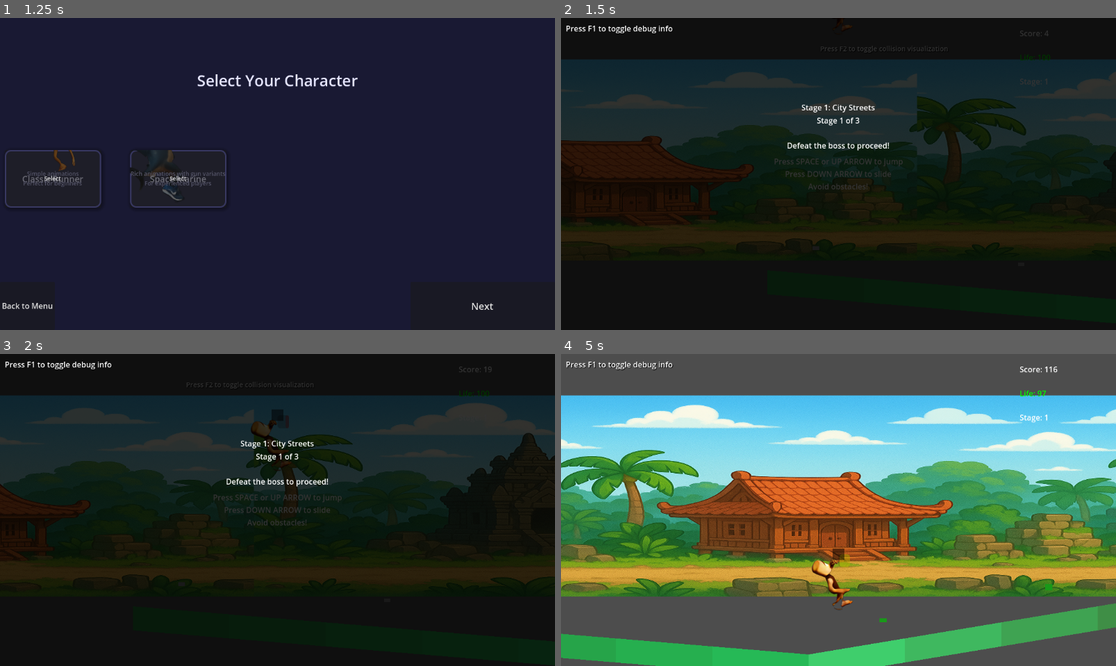
Above: before the commit, frames 1-4 (two rows, left to right).
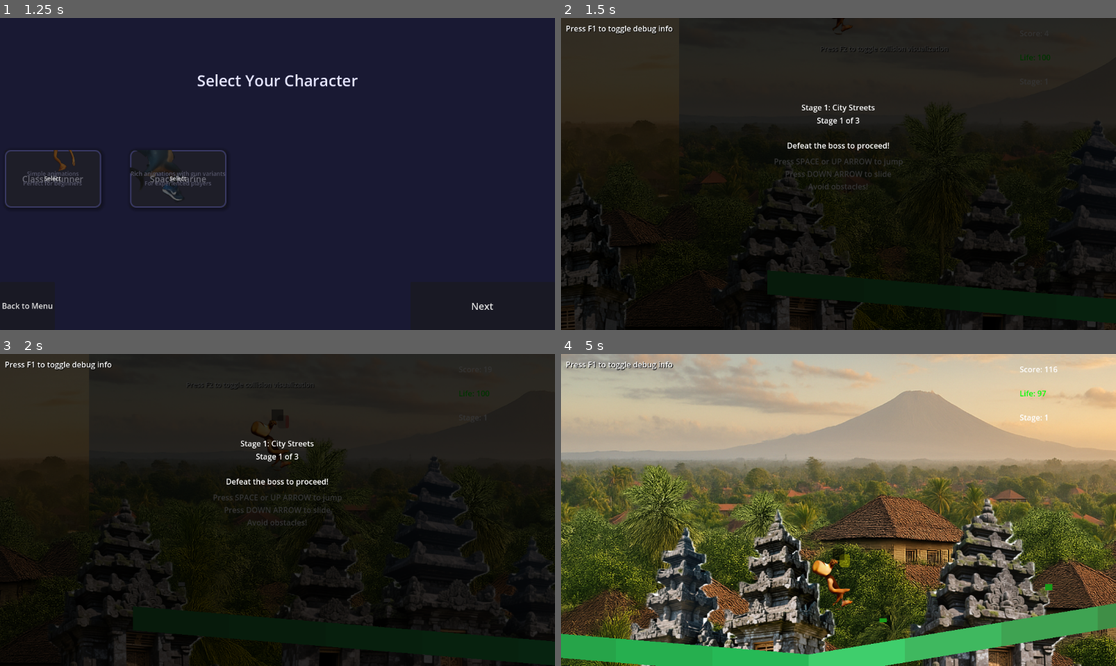
Above: after the commit, the same moments.

Repository: DeweyHur/meme_runner
Game: Godot game, scene res://scenes/MainMenu.tscn
Same seed, same stepped clock (60 frames per second), same inputs: the game is played once before the commit and once after it. Video files are missing from this copy of the repository; at most half a second of black plays in their place.
Inputs (mouse positions are in pixels of both pictures, inside the frame that each line leads up to):
- Up to frame 1 (1.25 s): click "Start Game" at 0.5 s
- Up to frame 2 (1.5 s): click "Next" at 1.25 s
- Up to frame 3 (2 s): no input
- Up to frame 4 (5 s): tap Space (jump) at 2, 2.27, 2.75, 3.02, 3.5, 4.25, 4.52 s; move the mouse to (960, 494) at 2.02 s; move the mouse to (727, 525) at 2.77 s; move the mouse to (894, 441) at 3.52 s; hold Left (ui_left) 3.53-4.28 s; move the mouse to (810, 572) at 4.27 s

Frame 1 is identical in both runs. In frame 2, 21% of the frame differs, in the area x 0-100%, y 0-100%; in frame 3, 18%; in frame 4, 90%.

Commit message:
'background'

Diff:
--- a/World/parallax_background.tscn
+++ b/World/parallax_background.tscn
@@ -1,9 +1,8 @@
-[gd_scene load_steps=5 format=3 uid="uid://3sksd0fw621u"]
+[gd_scene load_steps=4 format=3 uid="uid://3sksd0fw621u"]
 
-[ext_resource type="Texture2D" uid="uid://c5f88g7m0pnmt" path="res://World/background/skyline-a.png" id="1_3cw0f"]
-[ext_resource type="Texture2D" uid="uid://bs7dxa2fc8o2r" path="res://World/background/buildings-bg.png" id="2_bm6io"]
-[ext_resource type="Texture2D" uid="uid://b3x3o386djvhq" path="res://Player/Assets/continue_background.png" id="3_yy5y5"]
-[ext_resource type="VideoStream" uid="uid://byxp86i5hckqn" path="res://World/background/bali_background.ogv" id="4_2sxya"]
+[ext_resource type="Texture2D" uid="uid://dolwm4gikkrpw" path="res://World/background/ubud.png" id="1_yy5y5"]
+[ext_resource type="Texture2D" uid="uid://bs0myrqdhuuqt" path="res://World/background/front_building.png" id="2_2sxya"]
+[ext_resource type="Texture2D" uid="uid://bnrw326ywa3gv" path="res://World/background/front_temple.png" id="3_cbknn"]
 
 [node name="ParallaxBackground" type="ParallaxBackground"]
 
@@ -12,23 +11,30 @@
 motion_mirroring = Vector2(1024, 0)
 
 [node name="TextureRect" type="TextureRect" parent="ParallaxLayerSky"]
-visible = false
-offset_right = 1024.0
-offset_bottom = 240.0
-texture = ExtResource("1_3cw0f")
-stretch_mode = 1
+offset_left = 17.0
+offset_top = -106.0
+offset_right = 1041.0
+offset_bottom = 1930.07
+texture = ExtResource("1_yy5y5")
+expand_mode = 1
+stretch_mode = 4
 
 [node name="ParallaxLayerBuildings" type="ParallaxLayer" parent="."]
 motion_scale = Vector2(0.4, 0.2)
 motion_mirroring = Vector2(1008, 0)
 
 [node name="TextureRect" type="TextureRect" parent="ParallaxLayerBuildings"]
-visible = false
-offset_top = 116.0
-offset_right = 1008.0
-offset_bottom = 240.0
-texture = ExtResource("2_bm6io")
-stretch_mode = 1
+anchors_preset = 4
+anchor_top = 0.5
+anchor_bottom = 0.5
+offset_left = -6.0
+offset_top = 30.0
+offset_right = 1002.0
+offset_bottom = 1038.0
+grow_vertical = 2
+texture = ExtResource("2_2sxya")
+expand_mode = 4
+stretch_mode = 4
 
 [node name="ParallaxLayerNearBuildings" type="ParallaxLayer" parent="."]
 motion_scale = Vector2(0.7, 0.5)
@@ -37,14 +43,7 @@
 [node name="TextureRect" type="TextureRect" parent="ParallaxLayerNearBuildings"]
 offset_top = 31.0
 offset_right = 986.0
-offset_bottom = 240.0
-texture = ExtResource("3_yy5y5")
-expand_mode = 1
-
-[node name="VideoStreamPlayer" type="VideoStreamPlayer" parent="ParallaxLayerNearBuildings"]
-offset_right = 480.0
-offset_bottom = 720.0
-scale = Vector2(0.35, 0.35)
-stream = ExtResource("4_2sxya")
-autoplay = true
-loop = true
+offset_bottom = 1017.0
+texture = ExtResource("3_cbknn")
+expand_mode = 4
+stretch_mode = 4
Binary file added: World/background/front_building.png
Not shown, added: World/background/front_building.png.import
Binary file added: World/background/front_temple.png
Not shown, added: World/background/front_temple.png.import
Binary file added: World/background/ubud.png
Not shown, added: World/background/ubud.png.import
Binary file added: World/background/ubud_long.png
Not shown, added: World/background/ubud_long.png.import
Binary file added: World/background/ubud_nomountain.png
Not shown, added: World/background/ubud_nomountain.png.import
